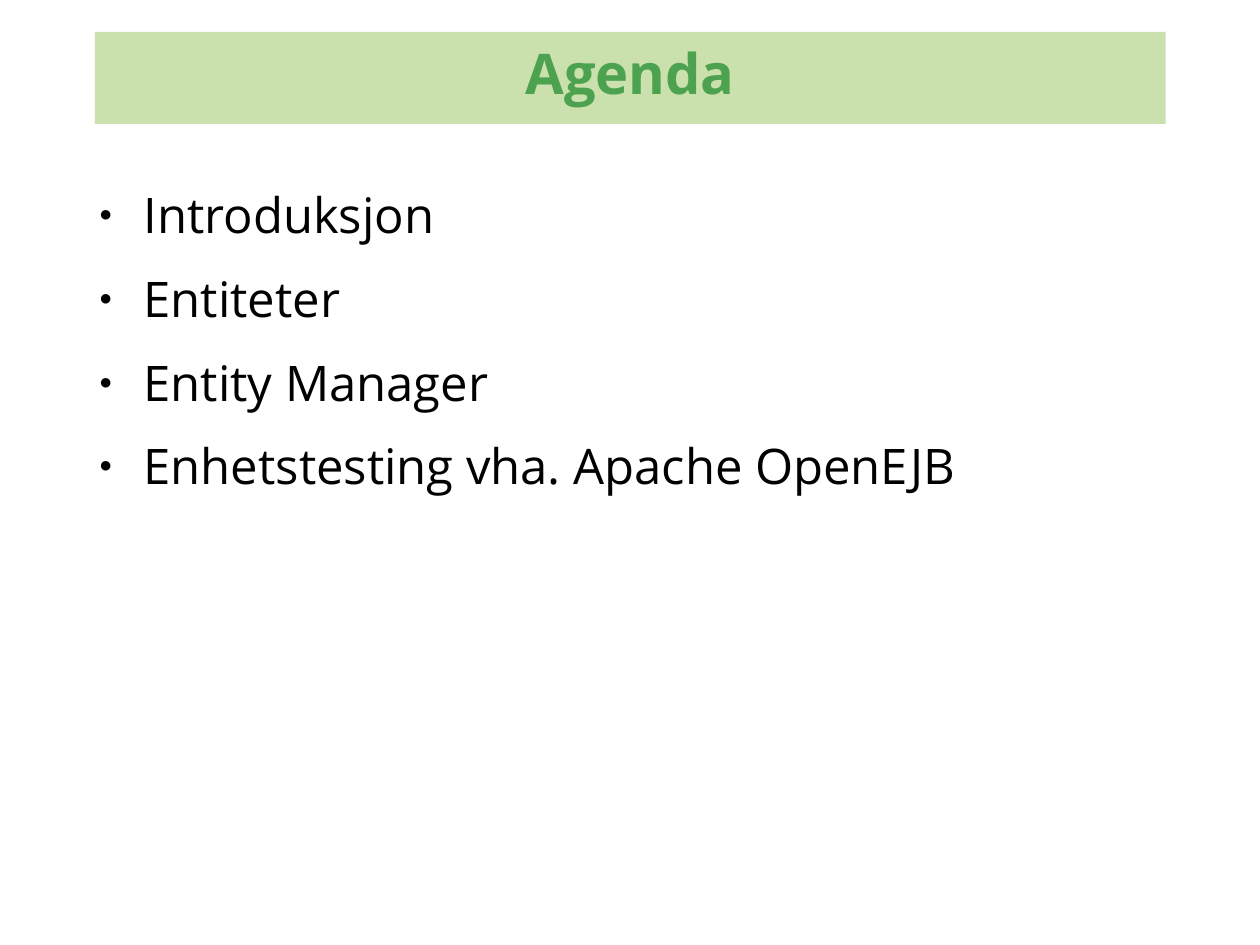
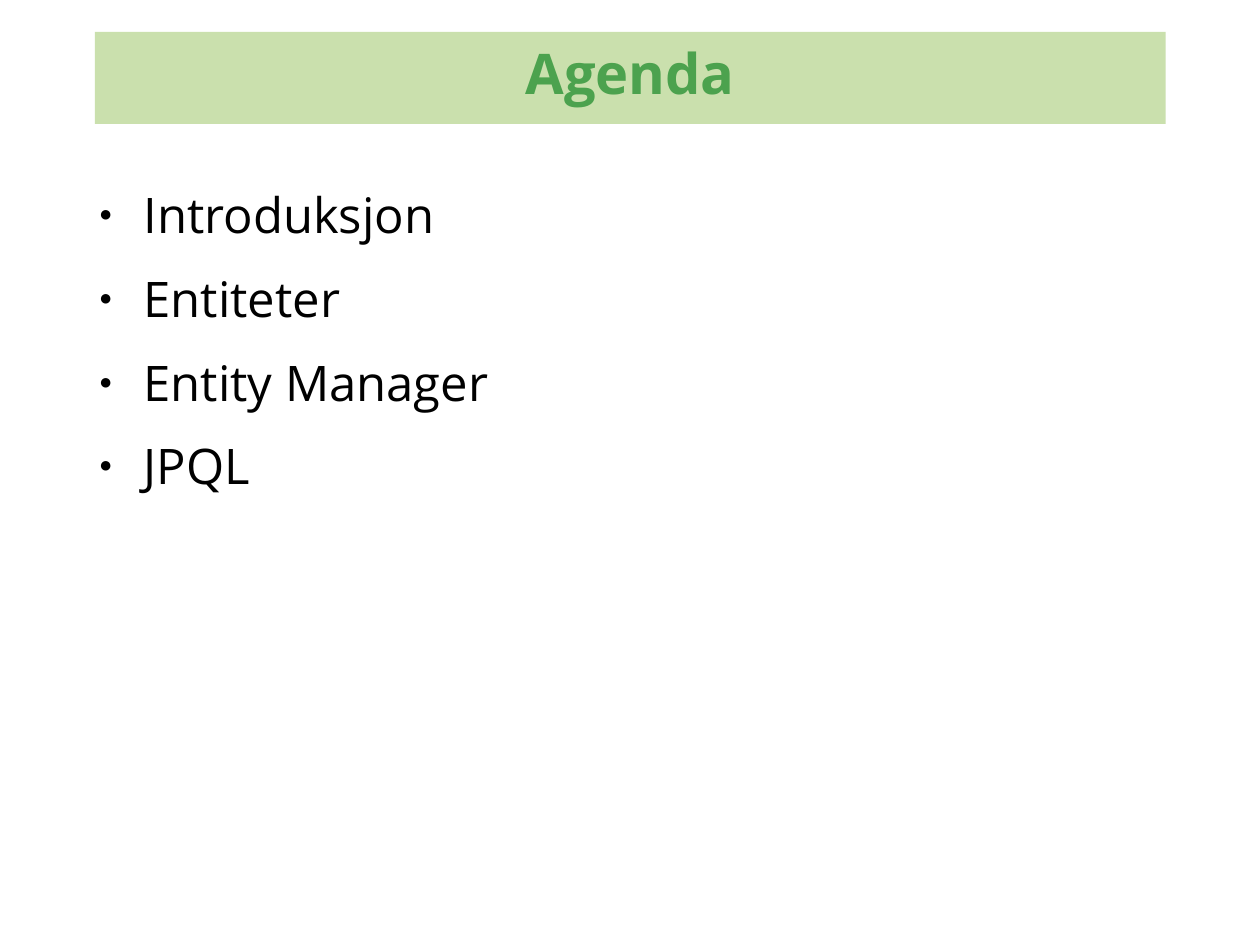
Before and after one commit to kenglxn/seam-maven-refimpl, a slide deck: slide 2 of sandbox/loo/jpa-continued/jpa-continued.odp. Drawn at 1260x945 pixels with LibreOffice and Linux fonts; fonts in the diff are those of the drawing; background and template pictures are left out. Boxes give left, top, right and bottom in pixels: in the first picture for what was removed or moved away, otherwise in the second. Text is boxed around its words. In the diff, an @@ line names an element or a change of style, - is before the commit and + after.

```diff
--- a/sandbox/loo/jpa-continued/jpa-continued.odp
+++ b/sandbox/loo/jpa-continued/jpa-continued.odp
@@ text at (144,448,250,493): text changed @@
-● Enhetstesting vha. Apache OpenEJB
+● JPQL
```
Also in this commit, not shown: 22 other slides changed, 6 slides added, 1 other file.
